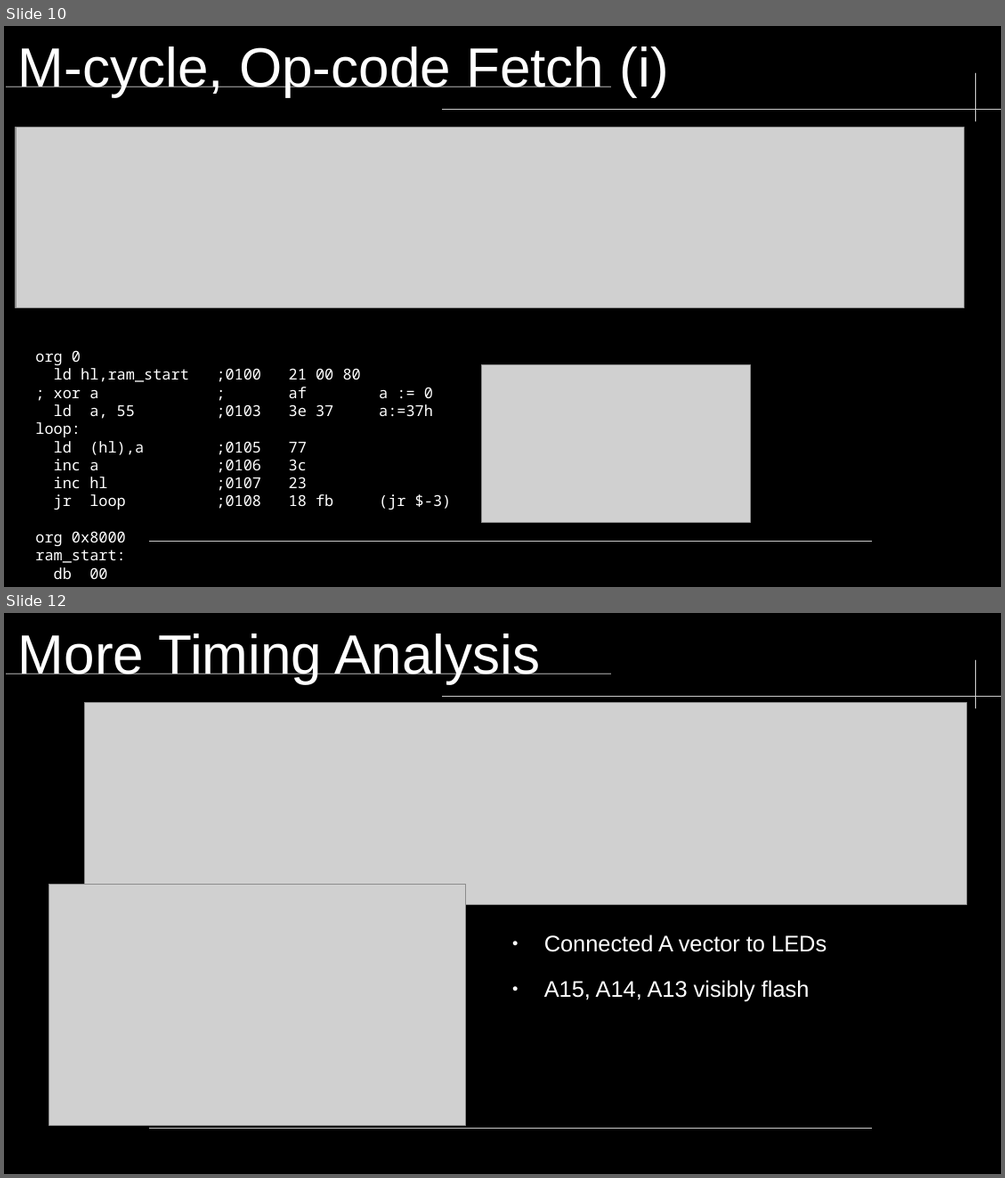
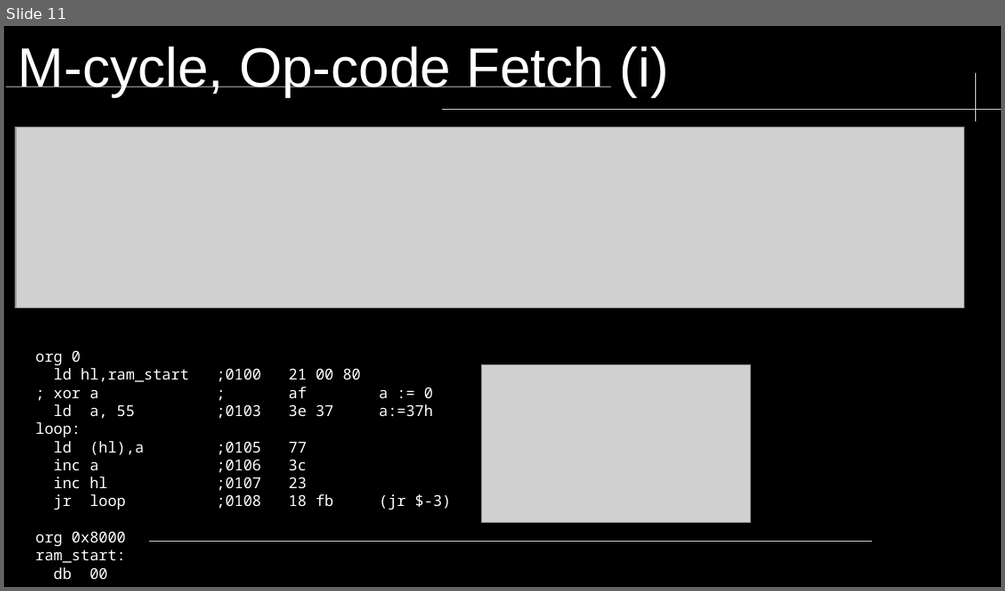
Before and after one commit to neiderm/retro_comp_fpga, a slide deck: docs/soc_t80_cpu_sim.odp. Shown one above the other, each under a label of ours: slides 10 and 12 before the commit, slide 11 after it; the slides between them are not shown. The pictures are 1005x1178 and 1005x591 pixels, drawn with LibreOffice and Linux fonts; fonts in the diff are those of the drawing; grey boxes stand for pictures; background and template pictures are left out. Boxes give left, top, right and bottom in pixels: in the first picture for what was removed or moved away, otherwise in the second. Text is boxed around its words. In the diff, an @@ line names an element or a change of style, - is before the commit and + after.

```diff
--- a/docs/soc_t80_cpu_sim.odp
+++ b/docs/soc_t80_cpu_sim.odp
@@ slide 12 removed at (x1=4, y1=613, x2=1001, y2=1174), background #000000; not listed: 4 template elements that a slide beside it also shows @@
@@ title removed at (x1=18, y1=633, x2=540, y2=684) @@
-More Timing Analysis
@@ picture removed at (x1=84, y1=703, x2=966, y2=904) @@
@@ picture removed at (x1=49, y1=884, x2=465, y2=1126) @@
@@ text removed at (x1=544, y1=934, x2=826, y2=1001) @@
-● Connected A vector to LEDs
-● A15, A14, A13 visibly flash
@@ what was slide 10 is now slide 11 @@
```
Also in this commit, not shown: 2 slides changed, 3 slides added, 2 other slides removed.
